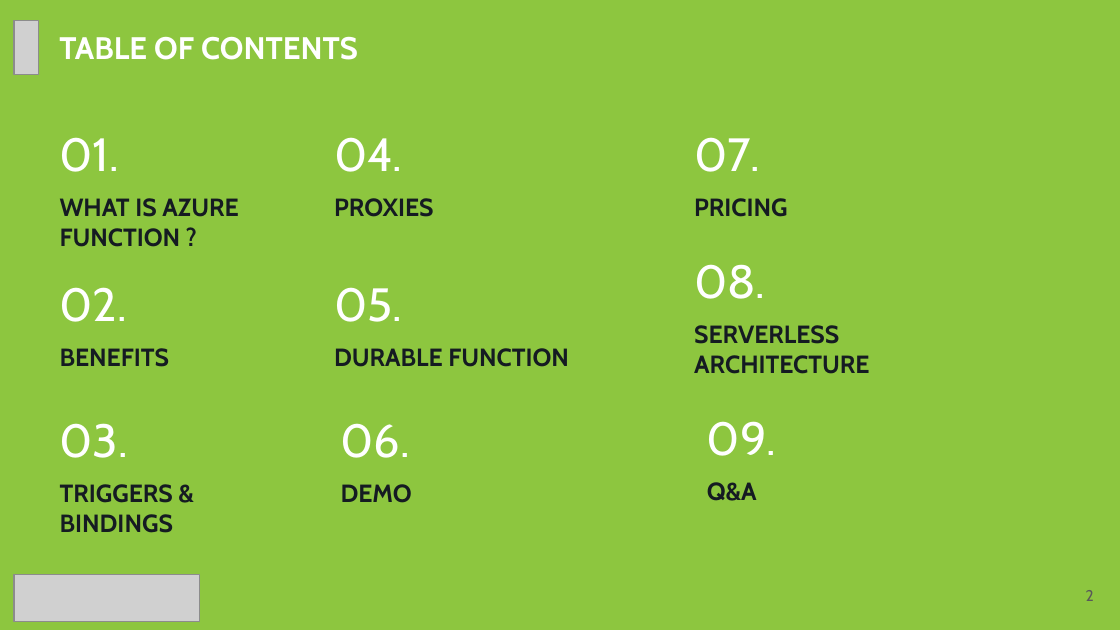
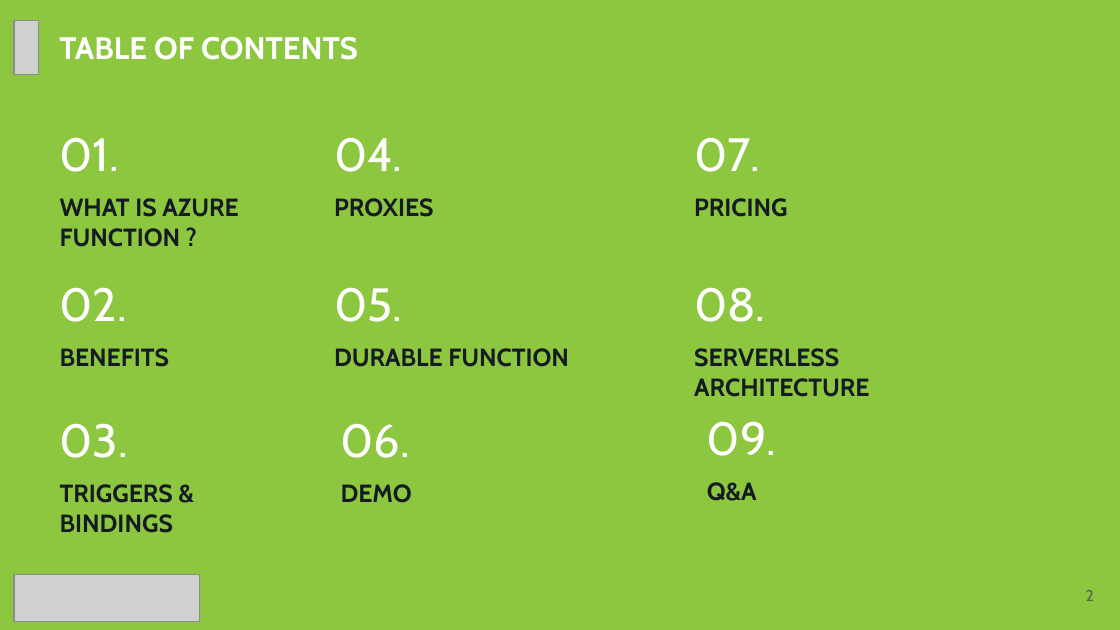
Before and after one commit to Chien-Do/AzureFunction, a slide deck: slide 2 of Chien.do - Azure Functional.pptx. Drawn at 1120x630 pixels with LibreOffice and Linux fonts; fonts in the diff are those of the drawing; grey boxes stand for pictures; background and template pictures are left out. Boxes give left, top, right and bottom in pixels: in the first picture for what was removed or moved away, otherwise in the second. Text is boxed around its words. In the diff, an @@ line names an element or a change of style, - is before the commit and + after.

```diff
--- a/Chien.do - Azure Functional.pptx
+++ b/Chien.do - Azure Functional.pptx
@@ text "08.": place and size @@
-text "08." at box(694, 264, 765, 299)
+text "08." at box(694, 287, 765, 322)
@@ text "SERVERLESS": place and size @@
-text "SERVERLESS" at box(694, 325, 869, 374)
+text "SERVERLESS" at box(694, 348, 869, 397)
```
Also in this commit, not shown: 5 other slides changed, 1 slide added, 5 other files.
